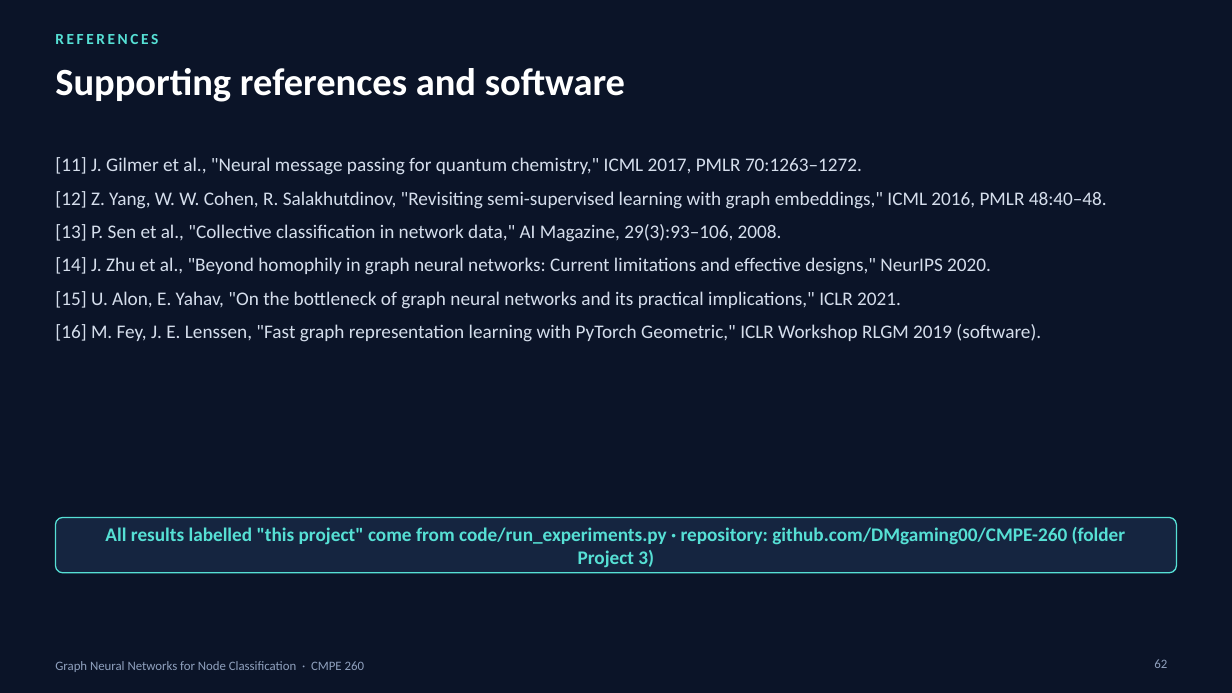
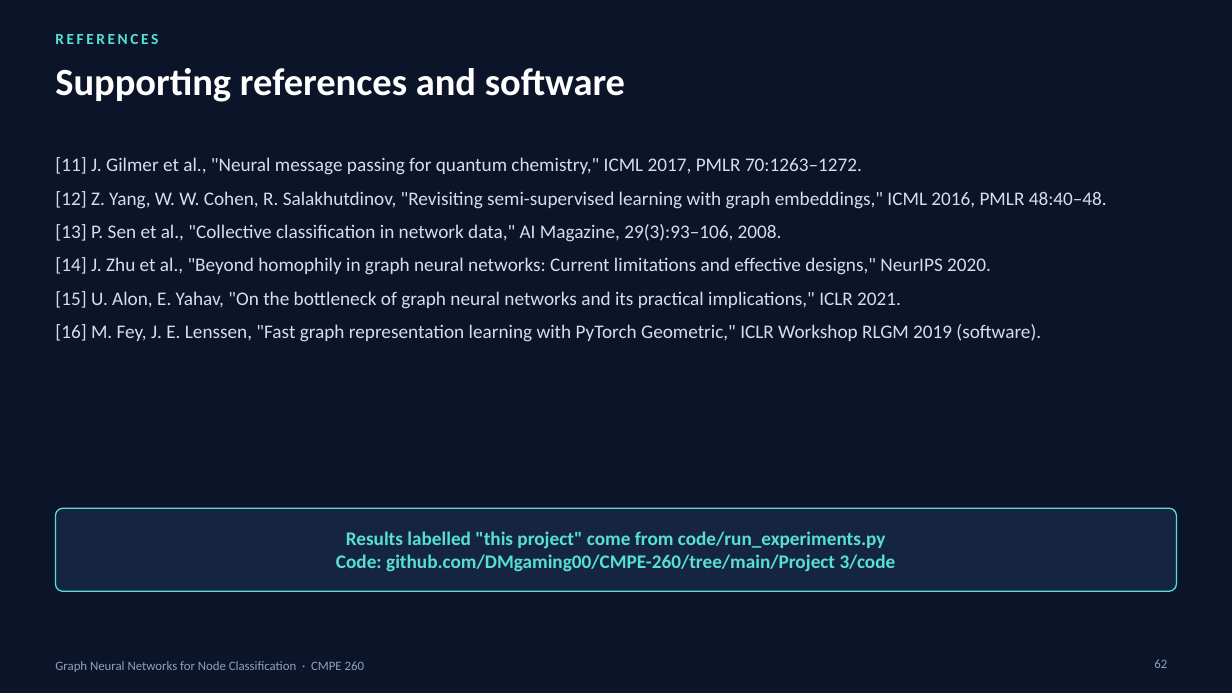
Before and after one commit to DMgaming00/CMPE-260, a slide deck: slide 62 of Project 3/presentation/GNN_Lecture_60_Slides.pptx. Drawn at 1232x693 pixels with LibreOffice and Linux fonts; fonts in the diff are those of the drawing. Boxes give left, top, right and bottom in pixels: in the first picture for what was removed or moved away, otherwise in the second. Text is boxed around its words. In the diff, an @@ line names an element or a change of style, - is before the commit and + after.

Commit message:
Project 3: add author contributions and finalize pre-submission fixes
- Report: add Author Contributions section (paper split per member);
  link directly to the baseline code directory (clickable in the PDF);
  trim abstract to 248 words; clearer inline formula sentence; tighter
  citation ranges; add PDF metadata.
- Slides: real subscripts in equations, clickable code link on the title
  slide, wording and readability fixes (still 62 slides).
- Code: make_figures.py no longer fails on --quick results.
- README: correct word count, add code link and per-paper authorship.

```diff
--- a/Project 3/presentation/GNN_Lecture_60_Slides.pptx
+++ b/Project 3/presentation/GNN_Lecture_60_Slides.pptx
@@ rounded rectangle: place and size @@
-rounded rectangle at [55, 518, 1177, 573]
+rounded rectangle at [55, 508, 1177, 592]
@@ rounded rectangle at [55, 508, 1177, 592]: proportions changed @@
@@ text at [336, 531, 896, 572]: text changed @@
-All results labelled "this project" come from code/run_experiments.py · repository: github.com/DMgaming00/CMPE-260 (folder Project 3)
+Results labelled "this project" come from code/run_experiments.py
+Code: github.com/DMgaming00/CMPE-260/tree/main/Project 3/code
```
Also in this commit, not shown: 22 other slides changed, 7 other files.
